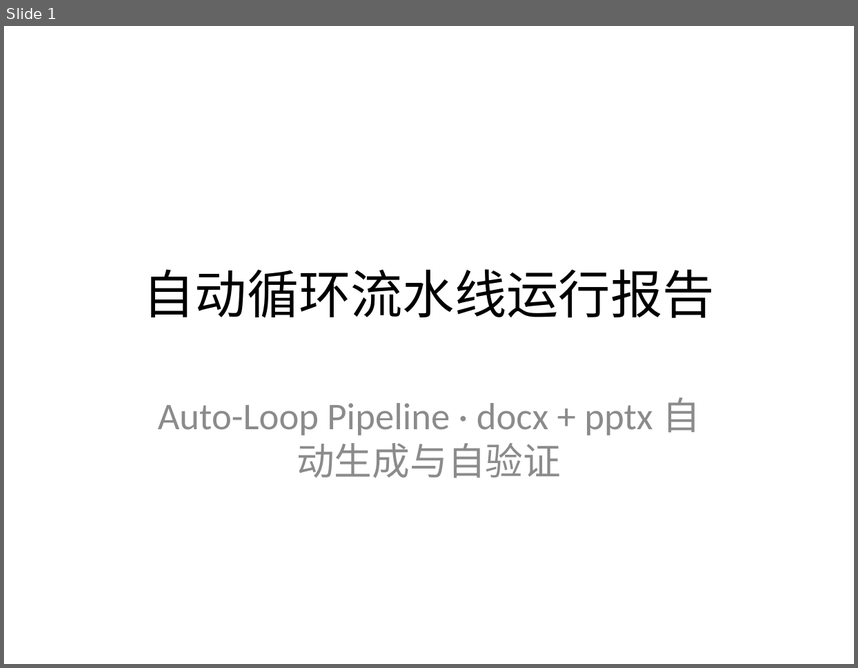
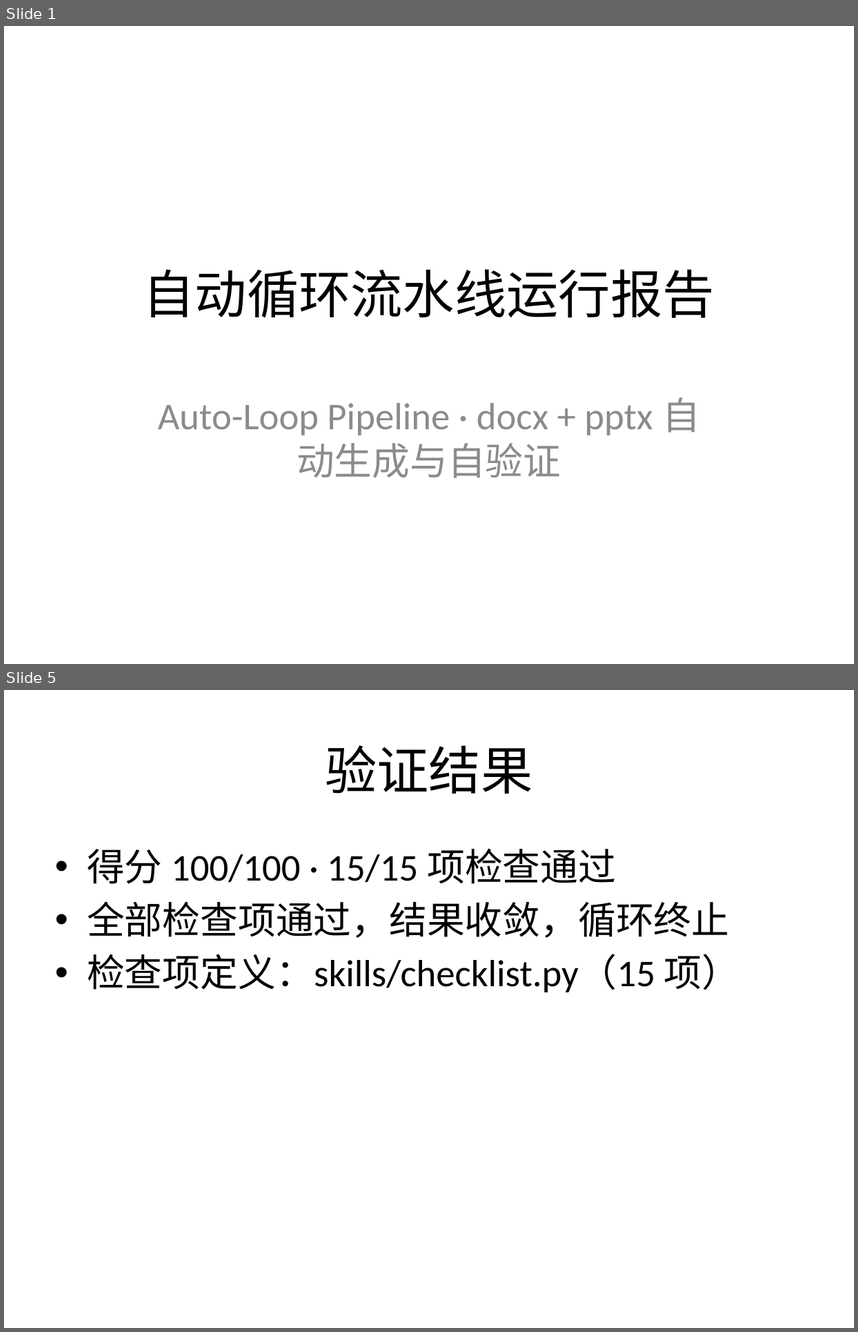
Before and after one commit to mqgg5630-cyber/test-auto-arena, a slide deck: output/slides/deck.pptx. Shown one above the other, each under a label of ours: slide 1 before the commit, slides 1 and 5 after it; the slides between them are not shown. The pictures are 858x668 and 858x1332 pixels, drawn with LibreOffice and Linux fonts; fonts in the diff are those of the drawing. Boxes give left, top, right and bottom in pixels: in the first picture for what was removed or moved away, otherwise in the second. Text is boxed around its words. In the diff, an @@ line names an element or a change of style, - is before the commit and + after.

```diff
--- a/output/slides/deck.pptx
+++ b/output/slides/deck.pptx
@@ slide 5 added at [4, 690, 854, 1328], background #FFFFFF @@
@@ title added at [325, 745, 533, 793], 44 pt, text #000000 @@
+验证结果
@@ text added at [87, 848, 740, 992], 32 pt, text #000000 @@
+• 得分 100/100 · 15/15 项检查通过
+• 全部检查项通过，结果收敛，循环终止
+• 检查项定义：skills/checklist.py（15 项）
```
Also in this commit, not shown: 1 slide changed, 4 other slides added, 1 slide removed, 4 other files.
